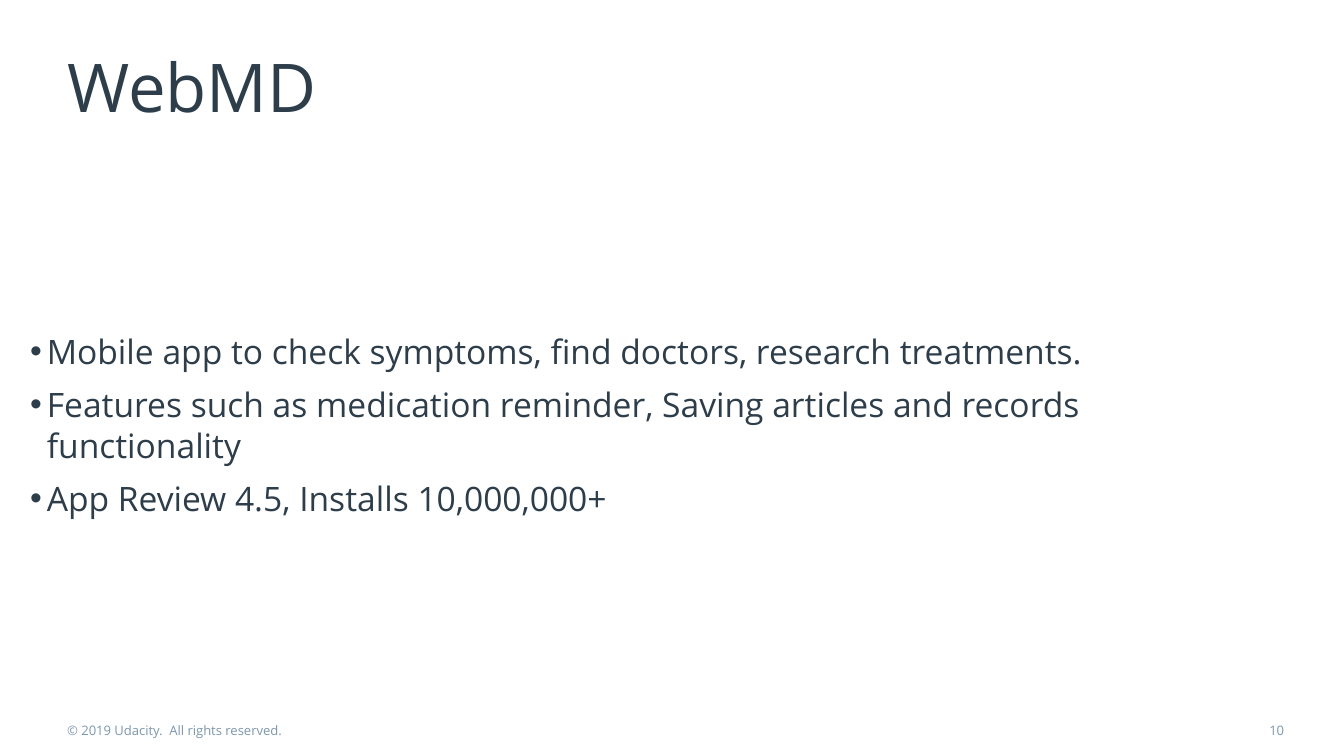
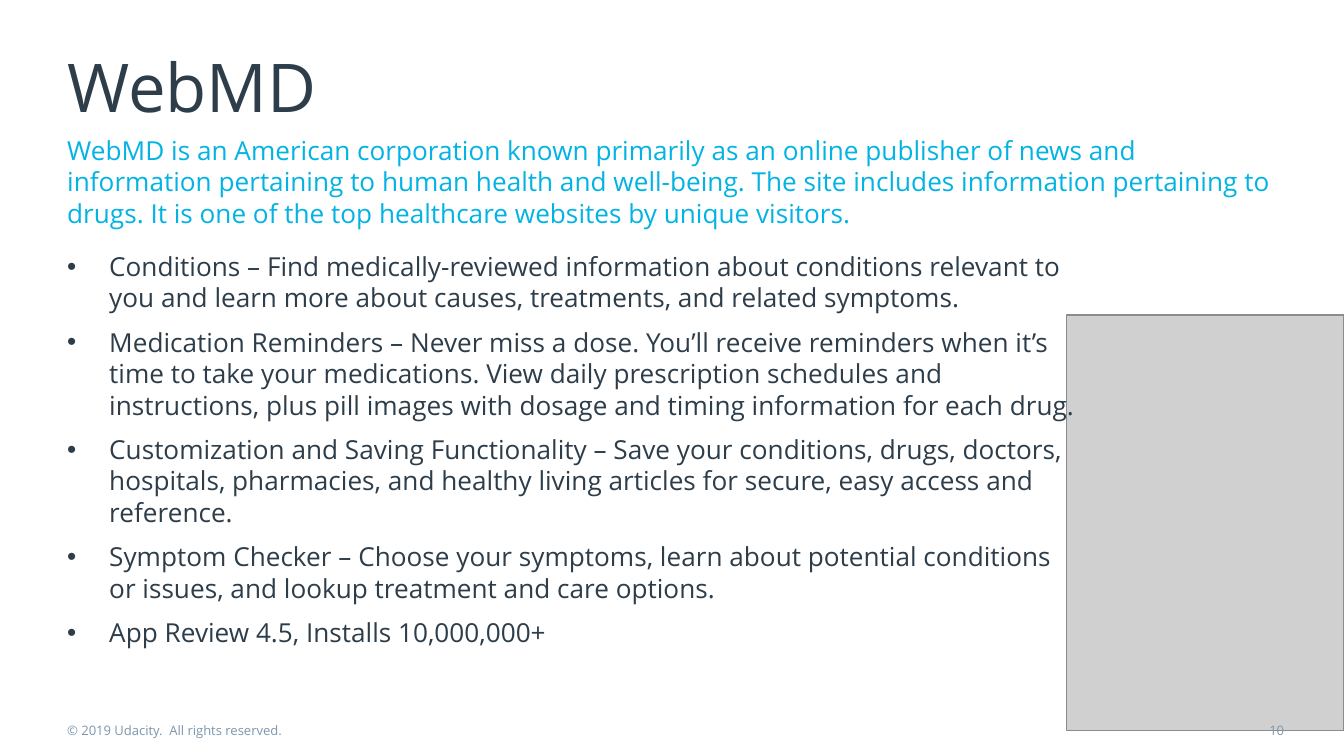
Before and after one commit to Sargam5360/Product_Manager_Nanodegree, a slide deck: slide 10 of product-pitch-template.pptx. Drawn at 1344x756 pixels with LibreOffice and Linux fonts; fonts in the diff are those of the drawing; grey boxes stand for pictures. Boxes give left, top, right and bottom in pixels: in the first picture for what was removed or moved away, otherwise in the second. Text is boxed around its words. In the diff, an @@ line names an element or a change of style, - is before the commit and + after.

```diff
--- a/product-pitch-template.pptx
+++ b/product-pitch-template.pptx
@@ text added at bbox=[67, 140, 1269, 230], 14 pt, text #02B3E4 @@
+WebMD is an American corporation known primarily as an online publisher of news and information pertaining to human health and well-being. The site includes information pertaining to drugs. It is one of the top healthcare websites by unique visitors.
@@ text "Conditions – Find medically-reviewed information ...": place and size @@
-text "Conditions – Find medically-reviewed information ..." at bbox=[47, 338, 1082, 519]
+text "Conditions – Find medically-reviewed information ..." at bbox=[109, 256, 1074, 649]
@@ text at bbox=[109, 256, 1074, 605]: text changed; size 18 to 14 pt @@
-• Mobile app to check symptoms, find doctors, research treatments.
-• Features such as medication reminder, Saving articles and records functionality
+• Conditions – Find medically-reviewed information about conditions relevant to you and learn more about causes, treatments, and related symptoms.
+• Medication Reminders – Never miss a dose. You’ll receive reminders when it’s time to take your medications. View daily prescription schedules and instructions, plus pill images with dosage and timing information for each drug.
+• Customization and Saving Functionality – Save your conditions, drugs, doctors, hospitals, pharmacies, and healthy living articles for secure, easy access and reference.
+• Symptom Checker – Choose your symptoms, learn about potential conditions or issues, and lookup treatment and care options.
@@ picture added at bbox=[1067, 314, 1344, 730] @@
@@ text at bbox=[109, 622, 545, 649]: size 18 to 14 pt in "App Review 4.5, Installs 10,000,000+"; indent changed @@
```
Also in this commit, not shown: 12 other slides changed, 1 slide added.
